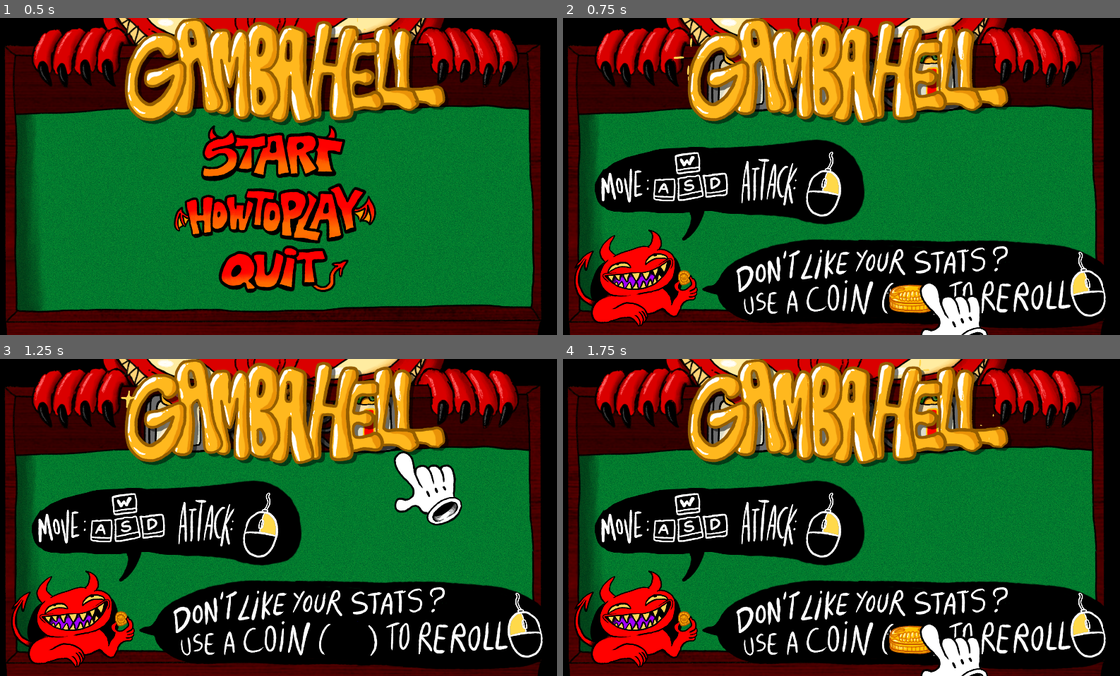
Above: before the commit, frames 1-4 (two rows, left to right).
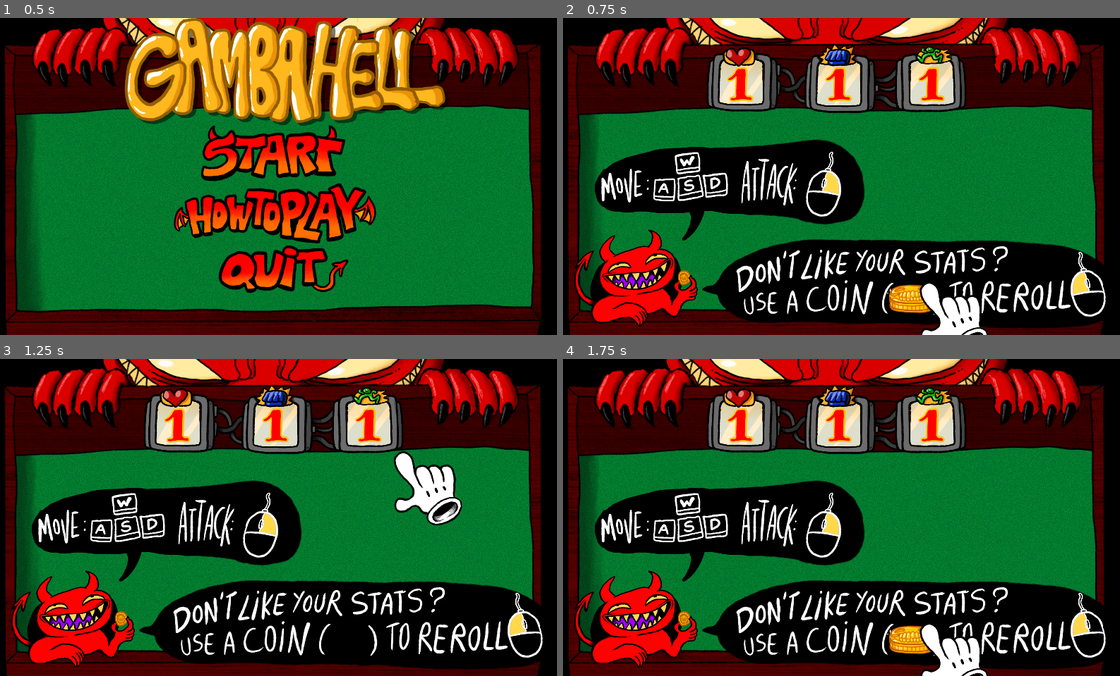
Above: after the commit, the same moments.

Repository: TheSeahorse/GMTK2022
Game: Godot game, scene res://Main.tscn
Same seed, same stepped clock (60 frames per second), same inputs: the game is played once before the commit and once after it. Sound files missing from this copy of the repository are replaced by a short silence.
Inputs (mouse positions are in pixels of both pictures, inside the frame that each line leads up to):
- Up to frame 1 (0.5 s): no input
- Up to frame 2 (0.75 s): click (835, 214) at 0.5 s
- Up to frame 3 (1.25 s): no input
- Up to frame 4 (1.75 s): move the mouse to (964, 501) at 1.27 s; hold D (move_right) from 1.28 s (still down); hold Right mouse button (attack) from 1.28 s (still down)

Frame 1 is identical in both runs. In frame 2, 14% of the frame differs, in the area x 19-81%, y 0-34%; in frame 3, 14%; in frame 4, 14%.

Commit message:
added moving eyes and capsules

Diff:
--- a/Game.gd
+++ b/Game.gd
@@ -43,6 +43,7 @@
 
 
 func _physics_process(_delta):
+    move_eyes()
     if not in_transition and spawned_first_wave:
         check_cursor_hold()
         check_cleared_wave()
@@ -71,6 +72,14 @@
             level_cleared()
         else:
             wave_cleared()
+
+func move_eyes():
+    if player.position.x < 660:
+        $Eyes.play("left")
+    elif player.position.x < 1320:
+        $Eyes.play("middle")
+    else:
+        $Eyes.play("right")
 
 func level_cleared():
     if lev_clear:
--- a/Game.tscn
+++ b/Game.tscn
@@ -17,6 +17,9 @@
 [ext_resource path="res://assets/Sound/theme_5.mp3" type="AudioStream" id=15]
 [ext_resource path="res://assets/Sound/theme_4.mp3" type="AudioStream" id=16]
 [ext_resource path="res://assets/Sound/win.mp3" type="AudioStream" id=17]
+[ext_resource path="res://assets/eyes_left.png" type="Texture" id=18]
+[ext_resource path="res://assets/eyes_right.png" type="Texture" id=19]
+[ext_resource path="res://assets/eyes.png" type="Texture" id=20]
 
 [sub_resource type="SpriteFrames" id=1]
 animations = [ {
@@ -48,6 +51,24 @@
 "frames": [ ExtResource( 6 ) ],
 "loop": true,
 "name": "4",
+"speed": 5.0
+} ]
+
+[sub_resource type="SpriteFrames" id=8]
+animations = [ {
+"frames": [ ExtResource( 19 ) ],
+"loop": true,
+"name": "right",
+"speed": 5.0
+}, {
+"frames": [ ExtResource( 18 ) ],
+"loop": true,
+"name": "left",
+"speed": 5.0
+}, {
+"frames": [ ExtResource( 20 ) ],
+"loop": true,
+"name": "middle",
 "speed": 5.0
 } ]
 
@@ -448,6 +469,11 @@
 animation = "0"
 centered = false
 
+[node name="Eyes" type="AnimatedSprite" parent="."]
+frames = SubResource( 8 )
+animation = "right"
+centered = false
+
 [node name="Hud" parent="." instance=ExtResource( 3 )]
 
 [node name="Coins" type="Node2D" parent="."]
--- a/Menu.gd
+++ b/Menu.gd
@@ -11,7 +11,7 @@
     get_tree().change_scene("res://Game.tscn")
 
 func _on_HowToPlayButton_pressed():
-    $Logo.show()
+    $Logo.hide()
     $Buttons.hide()
     $HowToPlay/AnimationPlayer.play("coin_move")
     $HowToPlay.show()
--- a/Victory.tscn
+++ b/Victory.tscn
@@ -69,7 +69,7 @@
 [node name="Player" type="AnimatedSprite" parent="."]
 position = Vector2( 924, 553 )
 frames = SubResource( 2 )
-frame = 3
+frame = 1
 playing = true
 
 [node name="AnimationPlayer" type="AnimationPlayer" parent="."]
--- a/project.godot
+++ b/project.godot
@@ -22,6 +22,7 @@
 window/size/width=1920
 window/size/height=1080
 window/size/resizable=false
+window/size/fullscreen=true
 window/size/test_width=1280
 window/size/test_height=720
 mouse_cursor/custom_image="res://assets/HUD/cursor_reg_small.png"
Not shown: 1 places in Game.tscn that only renumber resources
Binary file added: assets/Capsule_itch.png
Not shown, added: assets/Capsule_itch.png.import
Binary file added: assets/capsule.png
Not shown, added: assets/capsule.png.import
Binary file added: assets/eyes.png
Binary file added: assets/eyes_left.png
Not shown, added: assets/eyes_left.png.import
Binary file added: assets/eyes_right.png
Not shown, added: assets/eyes_right.png.import
Binary file added: assets/man.png
Not shown, added: assets/man.png.import
(and 4 more such lines)
